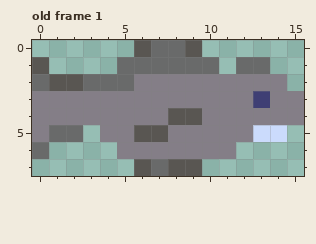
Two states of a pixel-art file, Assets/Sprites & Tiles/Sprites/fish.aseprite. This is how it looked before the edit.
16x8 pixels, 1 frame. Shown: old frame 1. The commit also changed other frames, which this record leaves out.
And afterwards:
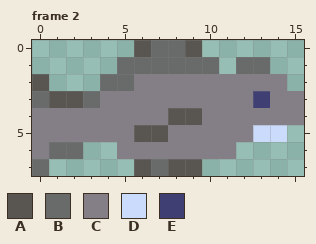
Palette (. is transparent): A #595652  B #696a6a  C #847e87  D #cbdbfc  E #3f3f74
A new or re-ordered frame is compared with the old frame closest to it.
Diff:
frames 1 -> 4
Changed rows in their new state; - is an unchanged pixel.
Frame 2 is new; against old frame 1:
first column x 0:
1 .---
2 A...
3 BAAB
5 -CCC
6 CBB-
7 B---
Pixel boxes of the changes (left, top, right, bottom) in both pictures:
changed: (32, 57, 100, 176)
